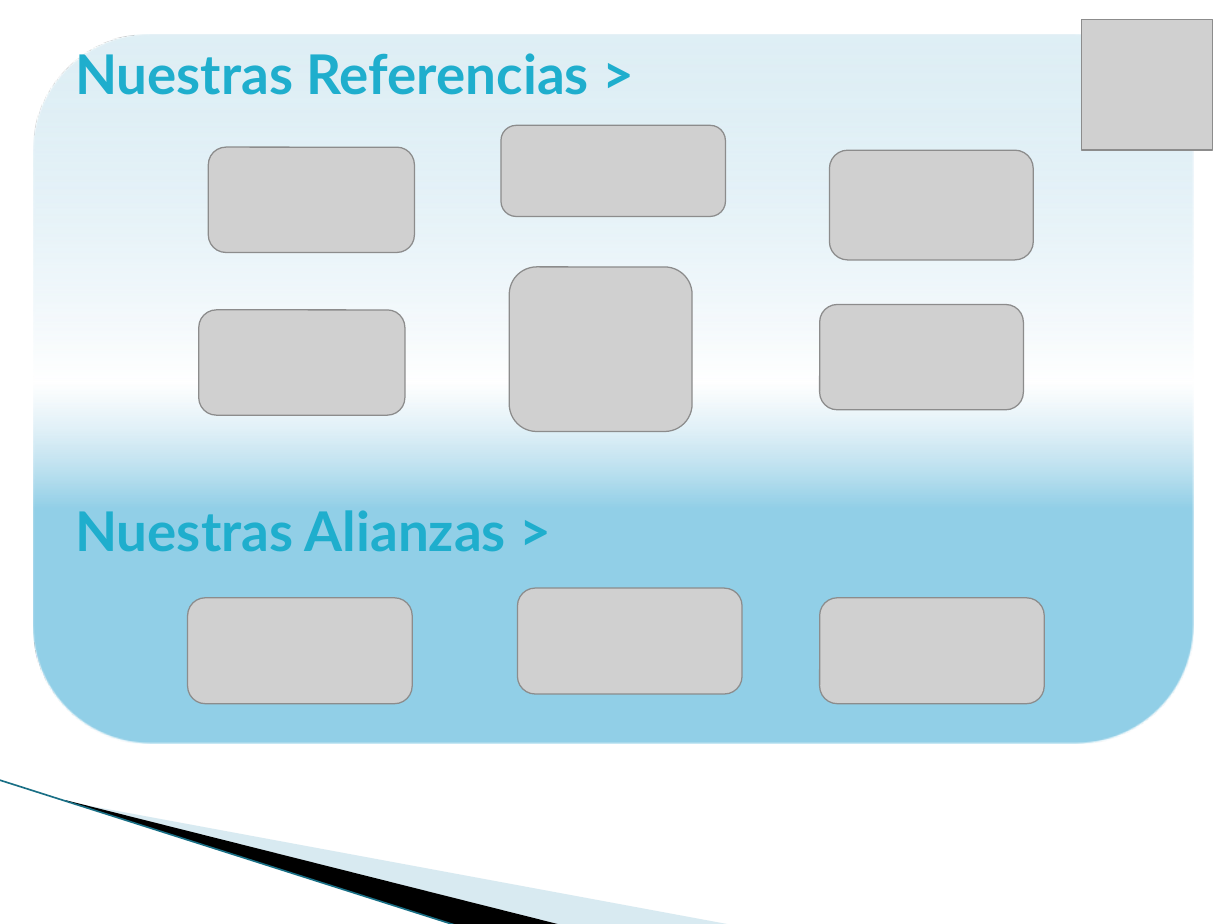
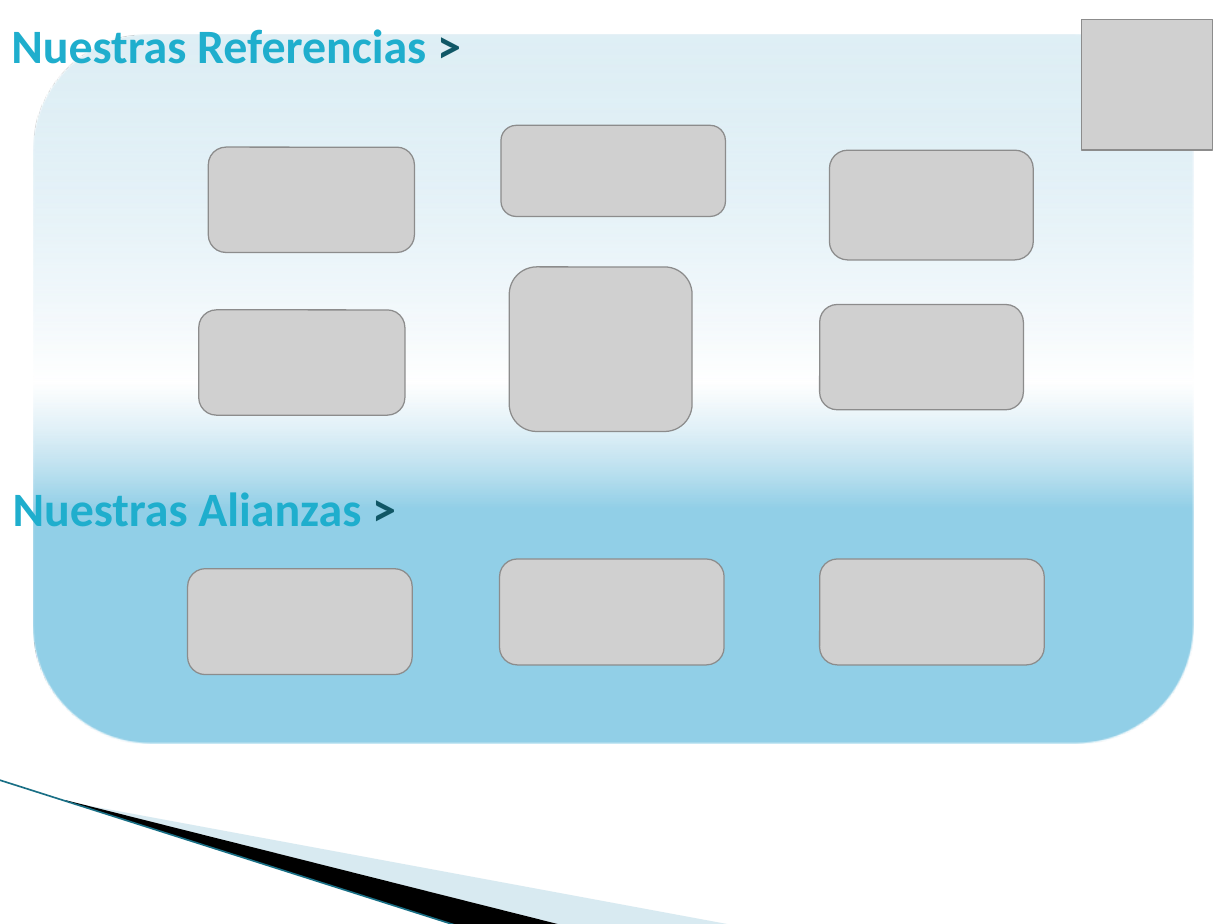
Before and after one commit to vicky1404/rev-ii, a slide deck: slide 5 of docs/comercial/brochure_2.pptx. Drawn at 1232x924 pixels with LibreOffice and Linux fonts; fonts in the diff are those of the drawing; grey boxes stand for pictures; background and template pictures are left out. Boxes give left, top, right and bottom in pixels: in the first picture for what was removed or moved away, otherwise in the second. Text is boxed around its words. In the diff, an @@ line names an element or a change of style, - is before the commit and + after.

```diff
--- a/docs/comercial/brochure_2.pptx
+++ b/docs/comercial/brochure_2.pptx
@@ text "Nuestras Referencias >" at (11, 29, 426, 64): size 32 to 28 pt, font Lato to Calibri; text colour #1FAECD to #105766 in ">" @@
@@ text "Nuestras Referencias >": place and size @@
-text "Nuestras Referencias >" at (75, 53, 589, 95)
+text "Nuestras Referencias >" at (11, 29, 426, 64)
@@ title "Nuestras Alianzas >": place and size @@
-title "Nuestras Alianzas >" at (75, 510, 506, 552)
+title "Nuestras Alianzas >" at (13, 486, 361, 538)
@@ title "Nuestras Alianzas >" at (13, 486, 361, 538): size 32 to 28 pt, font Lato to Calibri; text colour #1FAECD to #105766 in ">" @@
@@ picture: place and size @@
-picture at (187, 598, 411, 703)
+picture at (187, 569, 411, 675)
@@ picture: place and size @@
-picture at (517, 588, 742, 694)
+picture at (500, 559, 724, 665)
@@ picture: place and size @@
-picture at (819, 598, 1044, 703)
+picture at (819, 559, 1044, 665)
```
Also in this commit, not shown: 23 other slides changed.
